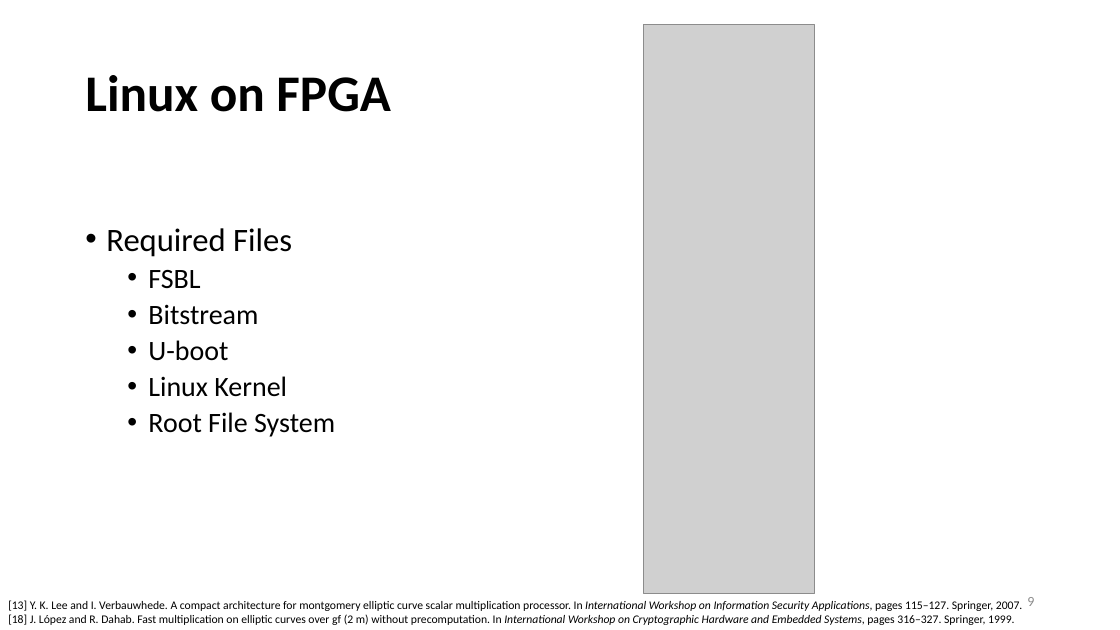
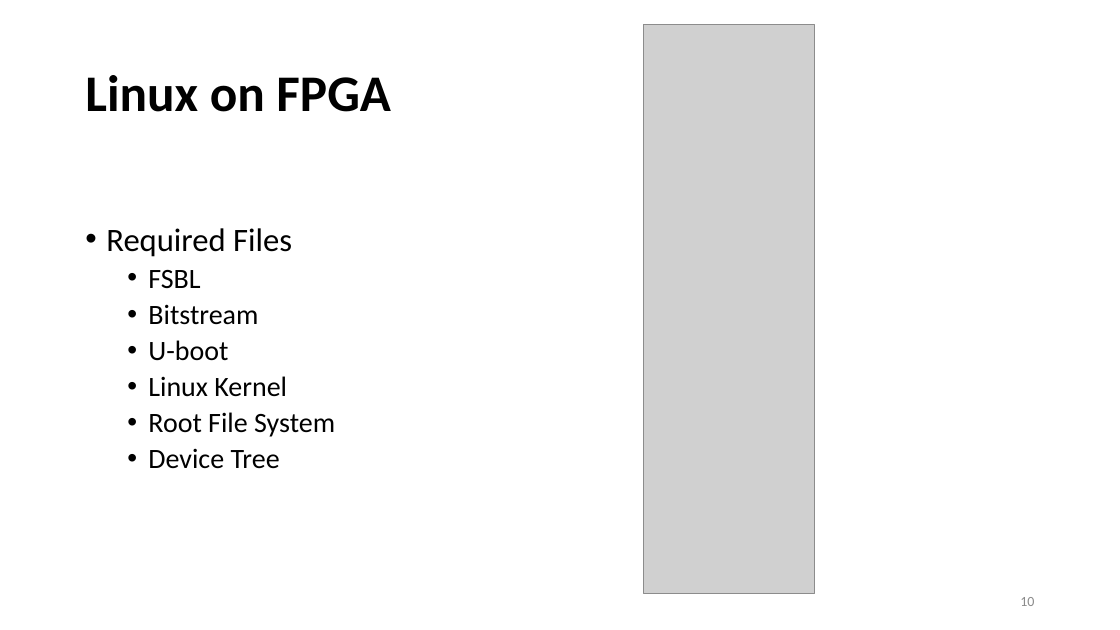
Before and after one commit to yllibliu/presentation, a slide deck: slide 10 of UIO.pptx (slide 9 before the commit). Drawn at 1120x630 pixels with LibreOffice and Linux fonts; fonts in the diff are those of the drawing; grey boxes stand for pictures. Boxes give left, top, right and bottom in pixels: in the first picture for what was removed or moved away, otherwise in the second. Text is boxed around its words. In the diff, an @@ line names an element or a change of style, - is before the commit and + after.

```diff
--- a/UIO.pptx
+++ b/UIO.pptx
@@ text at (148, 448, 280, 469): paragraph added @@
+  • Device Tree
@@ page number at (1020, 597, 1034, 606): text changed @@
-9
+10
@@ text removed at (8, 600, 1023, 625) @@
-[13] Y. K. Lee and I. Verbauwhede. A compact architecture for montgomery elliptic curve scalar multiplication processor. In International Workshop on Information Security Applications, pages 115–127. Springer, 2007.
-[18] J. López and R. Dahab. Fast multiplication on elliptic curves over gf (2 m) without precomputation. In International Workshop on Cryptographic Hardware and Embedded Systems, pages 316–327. Springer, 1999.
```
Also in this commit, not shown: 33 other slides changed, 3 slides added, 3 slides removed, 1 other file.
